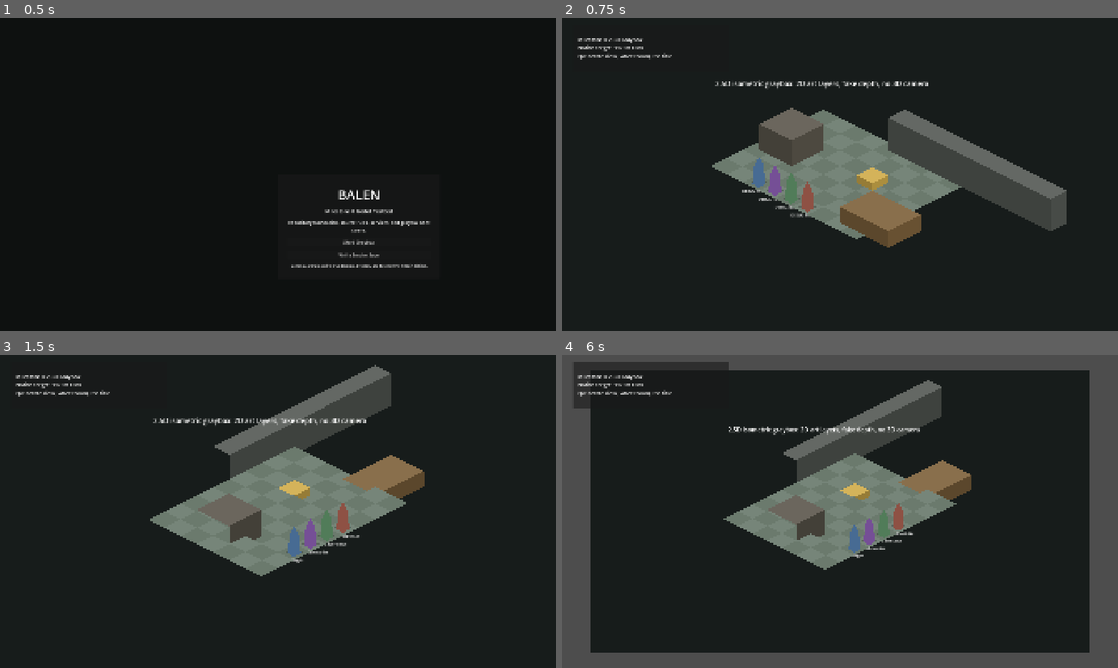
Above: before the commit, frames 1-4 (two rows, left to right).
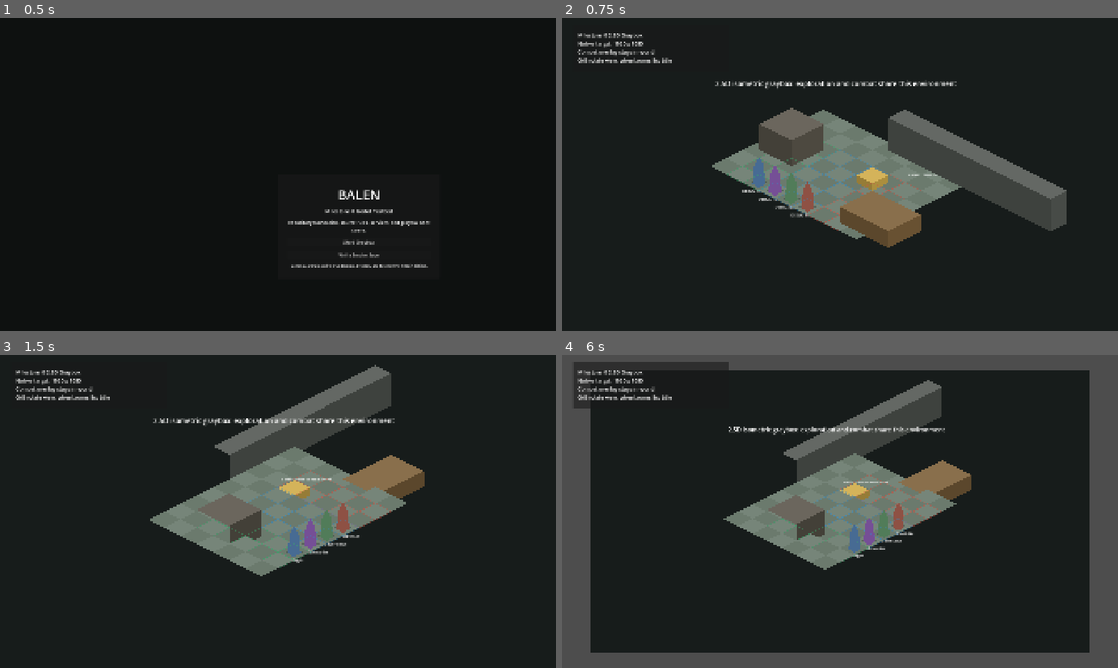
Above: after the commit, the same moments.

Repository: NovakNaumann/balen
Game: Godot game, scene res://scenes/ui/title_screen.tscn
Two runs of this game, one before a commit and one after it. Both use one fixed random seed, a clock stepped at 60 frames per second and the inputs below.
Inputs (mouse positions are in pixels of both pictures, inside the frame that each line leads up to):
- Up to frame 1 (0.5 s): no input
- Up to frame 2 (0.75 s): click "Start Graybox" at 0.5 s
- Up to frame 3 (1.5 s): tap Enter at 1.25 s; move the mouse to (400, 495) at 1.27 s; tap Q (camera_rotate_left) at 1.35 s; click (400, 495) at 1.42 s
- Up to frame 4 (6 s): tap Space at 2, 3.5, 5 s; drag from (728, 527) to (812, 574) at 2.02 s; tap Enter at 2.75, 4.25 s; move the mouse to (895, 442) at 2.77 s; right-click (895, 442) at 2.85 s; click (895, 442) at 2.92 s; drag from (812, 574) to (673, 464) at 3.52 s; move the mouse to (1006, 558) at 4.27 s; click (1006, 558) at 4.35 s; drag from (673, 464) to (756, 433) at 5.02 s; move the mouse to (867, 511) at 5.77 s; tap Mouse wheel down (zoom_out) at 5.85 s; click (867, 511) at 5.92 s

Frame 1 is identical in both runs. In frame 2, 1.6% of the frame differs, in the area x 2-71%, y 4-68%; in frame 3, 1.6%; in frame 4, 1.5%.

Commit message:
Document 2.5D same-environment combat direction

Diff:
--- a/balen/scripts/testbeds/bootstrap_graybox.gd
+++ b/balen/scripts/testbeds/bootstrap_graybox.gd
@@ -50,6 +50,7 @@
 	_add_isometric_block("Archive Block Placeholder", Vector2i(-4, -1), Vector2i(2, 2), 1.6, Color(0.37, 0.35, 0.31))
 	_add_isometric_block("Market Stall Placeholder", Vector2i(3, 1), Vector2i(3, 2), 1.0, Color(0.50, 0.39, 0.24))
 	_add_isometric_block("Evidence Marker", Vector2i(1, -1), Vector2i(1, 1), 0.45, Color(0.82, 0.68, 0.30))
+	_add_same_environment_combat_overlay(Vector2i(0, 1), Vector2i(7, 5))
 
 	_add_actor_marker("DEBUG Knight", Vector2i(-2, 3), Color(0.28, 0.42, 0.58))
 	_add_actor_marker("DEBUG Runescribe", Vector2i(-1, 3), Color(0.46, 0.31, 0.59))
@@ -57,7 +58,7 @@
 	_add_actor_marker("DEBUG Fourth Slot", Vector2i(1, 3), Color(0.56, 0.32, 0.27))
 
 	var label := Label.new()
-	label.text = "2.5D isometric graybox: 2D art layers, fake depth, no 3D camera"
+	label.text = "2.5D isometric graybox: exploration and combat share this environment"
 	label.position = Vector2(-430.0, -330.0)
 	label.add_theme_font_size_override("font_size", 24)
 	_world_root.add_child(label)
@@ -83,7 +84,7 @@
 	panel.add_child(margin)
 
 	var label := Label.new()
-	label.text = "Milestone 0 2.5D Graybox\nNative target: 1920 x 1080\nQ/E rotate view, wheel zoom, Esc title"
+	label.text = "Milestone 0 2.5D Graybox\nNative target: 1920 x 1080\nCombat overlay stays in-world\nQ/E rotate view, wheel zoom, Esc title"
 	label.autowrap_mode = TextServer.AUTOWRAP_WORD_SMART
 	label.add_theme_font_size_override("font_size", 18)
 	margin.add_child(label)
@@ -181,6 +182,40 @@
 	_world_root.add_child(label)
 
 
+func _add_same_environment_combat_overlay(origin: Vector2i, size: Vector2i) -> void:
+	for x in range(origin.x - size.x / 2, origin.x + size.x / 2 + 1):
+		for y in range(origin.y - size.y / 2, origin.y + size.y / 2 + 1):
+			var cell_color := Color(0.20, 0.55, 0.78, 0.34)
+			if x <= origin.x - 2:
+				cell_color = Color(0.23, 0.64, 0.42, 0.42)
+			elif x >= origin.x + 2:
+				cell_color = Color(0.78, 0.34, 0.28, 0.42)
+			_add_diamond_outline("Same Scene Combat Cell %d,%d" % [x, y], _iso(Vector2i(x, y)), cell_color)
+
+	var tag := Label.new()
+	tag.text = "same-scene combat layer"
+	tag.position = _iso(origin + Vector2i(2, -3)) + Vector2(12.0, -10.0)
+	tag.add_theme_font_size_override("font_size", 14)
+	tag.z_index = int(tag.position.y) + 20
+	_world_root.add_child(tag)
+
+
+func _add_diamond_outline(node_name: String, center: Vector2, color: Color) -> void:
+	var outline := Line2D.new()
+	outline.name = node_name
+	outline.width = 2.0
+	outline.closed = true
+	outline.default_color = color
+	outline.points = PackedVector2Array([
+		center + Vector2(0.0, -TILE_SIZE.y * 0.5),
+		center + Vector2(TILE_SIZE.x * 0.5, 0.0),
+		center + Vector2(0.0, TILE_SIZE.y * 0.5),
+		center + Vector2(-TILE_SIZE.x * 0.5, 0.0)
+	])
+	outline.z_index = int(center.y) + 10
+	_world_root.add_child(outline)
+
+
 func _add_polygon(node_name: String, points: PackedVector2Array, color: Color, z: int) -> void:
 	var polygon := Polygon2D.new()
 	polygon.name = node_name
Not shown, changed: README.md
Not shown, added: docs/2_5d_style_reference.md
Not shown, changed: docs/testbed_change_log.md
